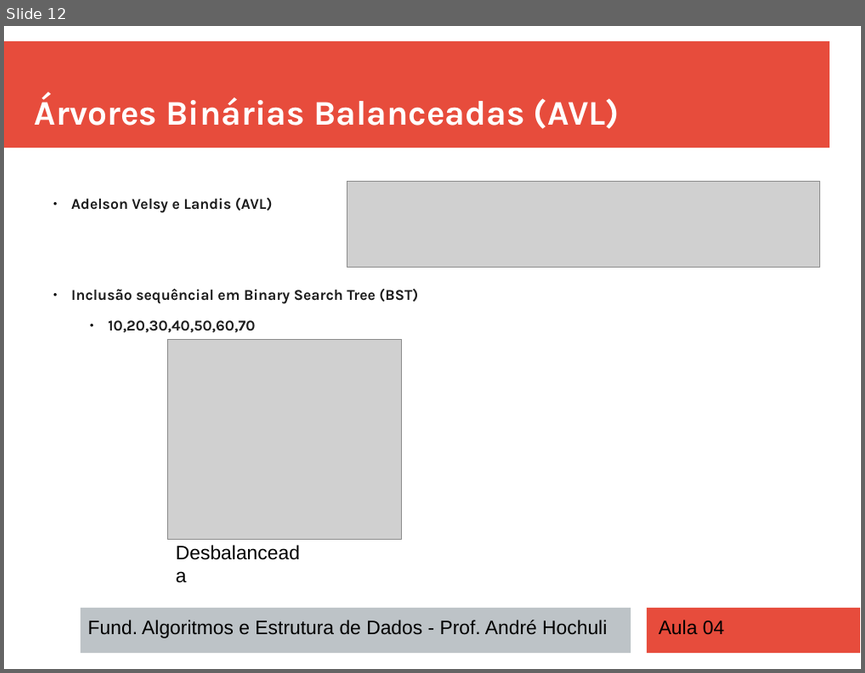
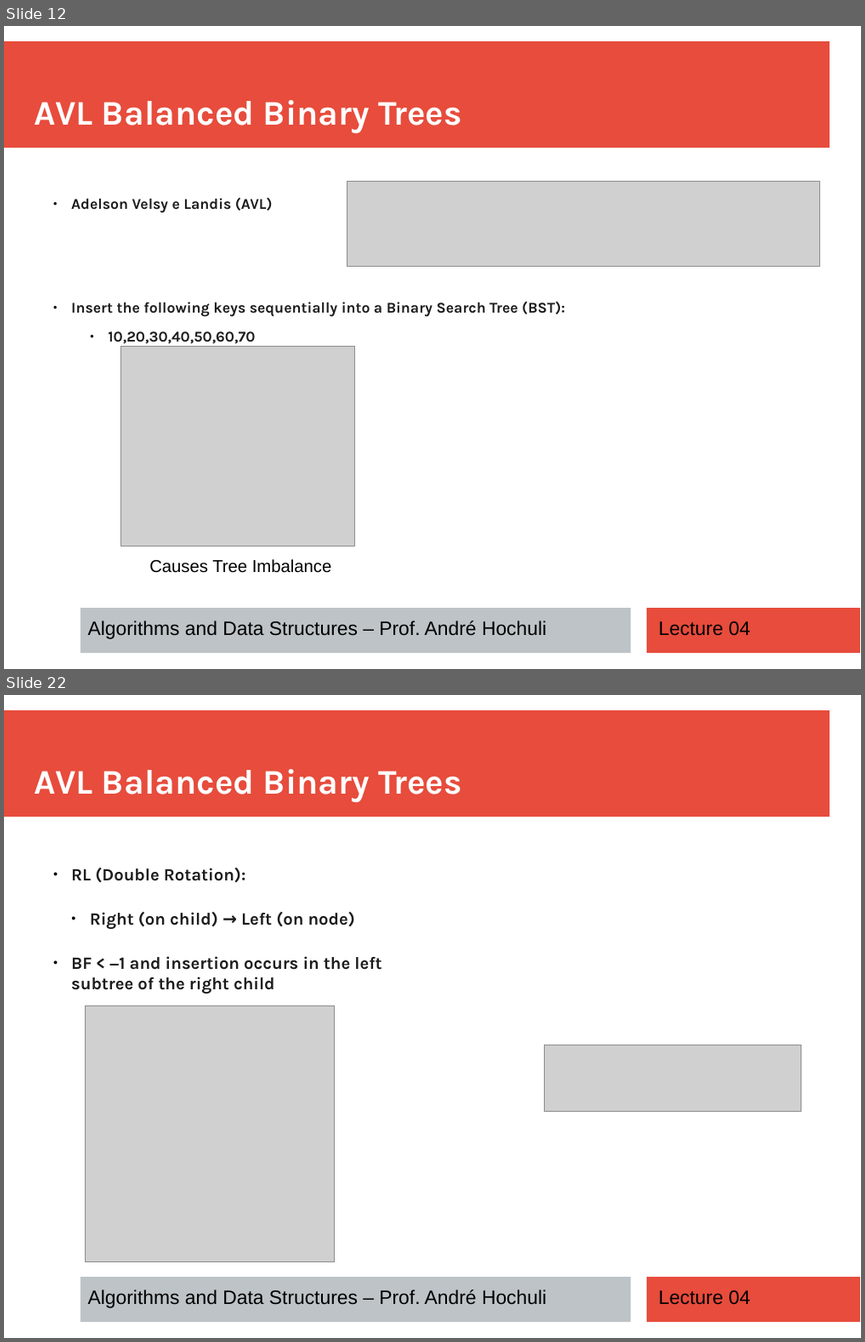
Before and after one commit to andrehochuli/teaching, a slide deck: DataStructuresAndAlgorithms/Lecture 04 - Trees/Aula 04 - Trees.pptx. Shown one above the other, each under a label of ours: slide 12 before the commit, slides 12 and 22 after it; the slides between them are not shown. The pictures are 865x673 and 865x1342 pixels, drawn with LibreOffice and Linux fonts; fonts in the diff are those of the drawing; grey boxes stand for pictures. Boxes give left, top, right and bottom in pixels: in the first picture for what was removed or moved away, otherwise in the second. Text is boxed around its words. In the diff, an @@ line names an element or a change of style, - is before the commit and + after.

```diff
--- a/DataStructuresAndAlgorithms/Lecture 04 - Trees/Aula 04 - Trees.pptx
+++ b/DataStructuresAndAlgorithms/Lecture 04 - Trees/Aula 04 - Trees.pptx
@@ slide 22 added at (4,695,861,1338), background #FFFFFF; not listed: 3 template elements that a slide beside it also shows @@
@@ text added at (35,769,462,802), 32 pt, text #FFFFFF, bold @@
+AVL Balanced Binary Trees
@@ text added at (71,868,381,993), 16 pt, text #1C1C1C, bold @@
+  ● RL (Double Rotation):
+    ● Right (on child) → Left (on node)
+  ● BF < −1 and insertion occurs in the left subtree of the right child
@@ picture added at (86,1006,335,1262) @@
@@ picture added at (545,1045,801,1111) @@
@@ text added at (88,1289,546,1308), 18 pt, text #000000 @@
+Algorithms and Data Structures – Prof. André Hochuli
@@ text added at (658,1290,749,1304), 18 pt, text #000000 @@
+Lecture 04
@@ slide 12 changed as well @@
@@ text at (35,100,462,133): text changed @@
-Árvores Binárias Balanceadas (AVL)
+AVL Balanced Binary Trees
@@ text at (71,301,565,317): text changed @@
-  ● Inclusão sequêncial em Binary Search Tree (BST)
+  ● Insert the following keys sequentially into a Binary Search Tree (BST):
@@ picture: place and size @@
-picture at (167,340,401,539)
+picture at (120,346,355,546)
@@ text at (149,559,331,573): text changed; size 18 to 16 pt @@
-Desbalanceada
+Causes Tree Imbalance
@@ text at (88,620,546,639): text changed @@
-Fund. Algoritmos e Estrutura de Dados - Prof. André Hochuli
+Algorithms and Data Structures – Prof. André Hochuli
@@ text at (658,621,749,635): text changed @@
-Aula 04
+Lecture 04
```
Also in this commit, not shown: 5 other slides changed, 17 other slides added, 19 slides removed, 2 other files.
